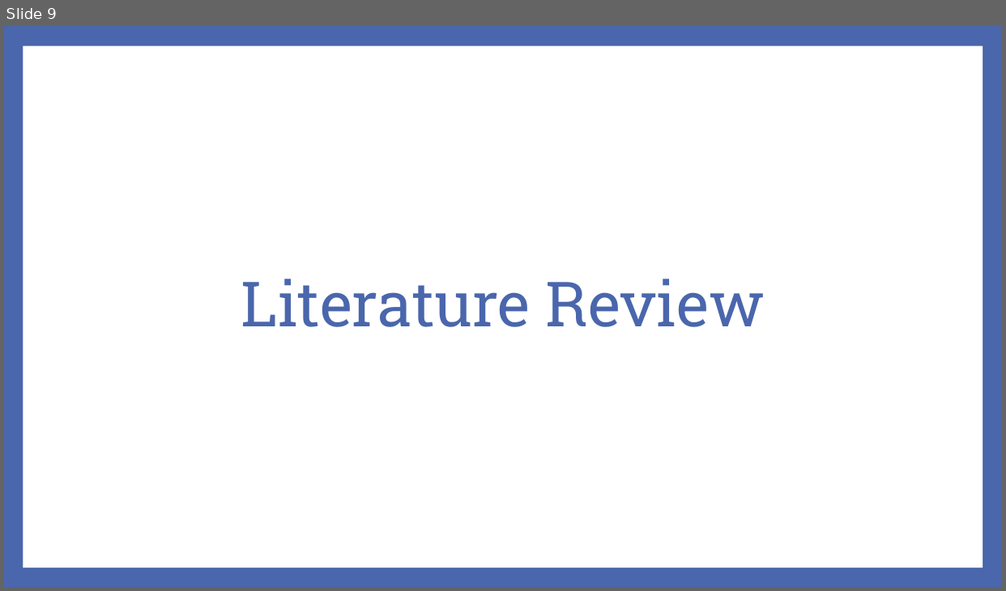
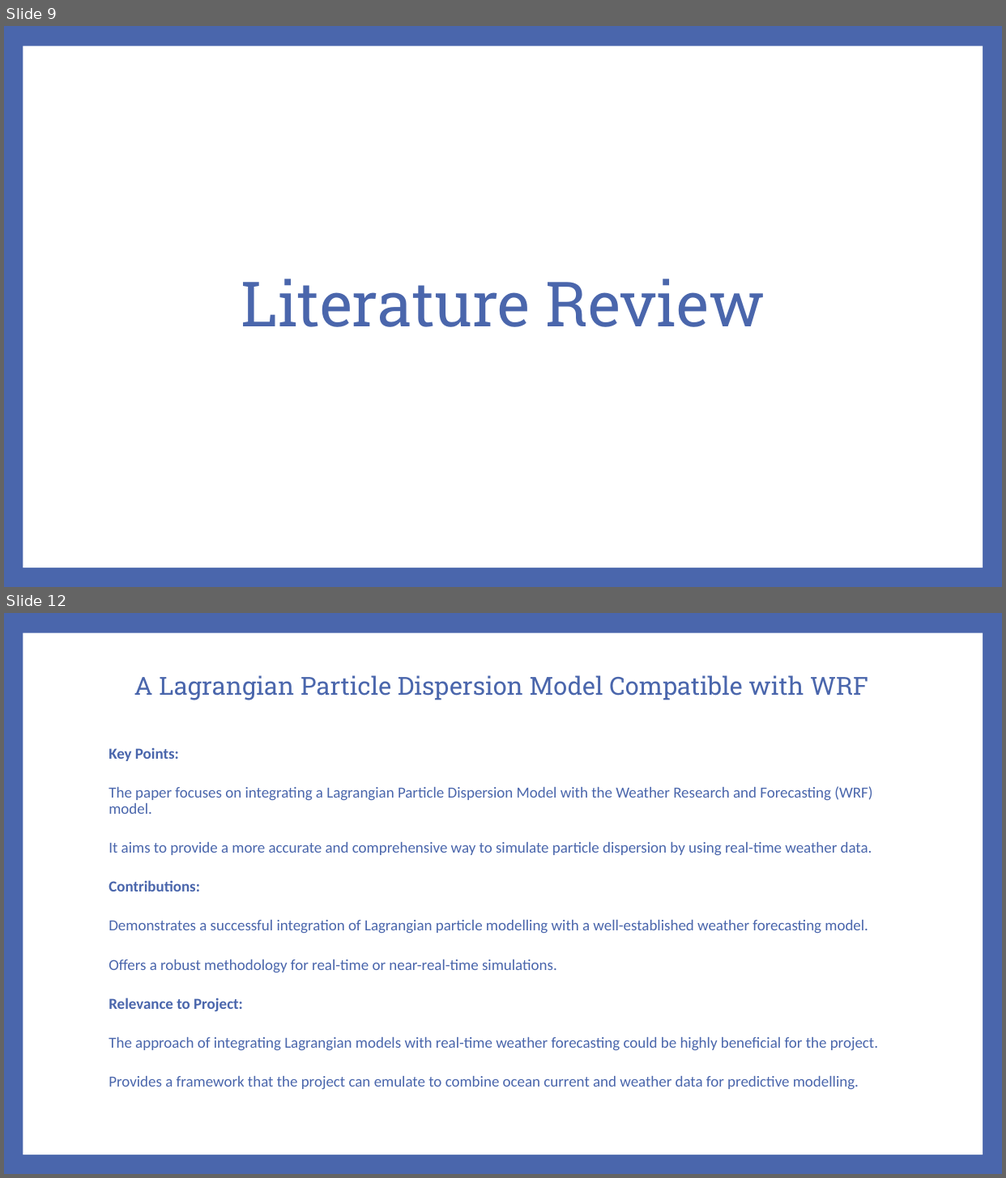
Before and after one commit to markdingli18/FYP_Mark_Dingli, a slide deck: Documents/FYP/powerpoint.pptx. Shown one above the other, each under a label of ours: slide 9 before the commit, slides 9 and 12 after it; the slides between them are not shown. The pictures are 1006x591 and 1006x1178 pixels, drawn with LibreOffice and Linux fonts; fonts in the diff are those of the drawing. Boxes give left, top, right and bottom in pixels: in the first picture for what was removed or moved away, otherwise in the second. Text is boxed around its words. In the diff, an @@ line names an element or a change of style, - is before the commit and + after.

```diff
--- a/Documents/FYP/powerpoint.pptx
+++ b/Documents/FYP/powerpoint.pptx
@@ slide 12 added at <box>4,613,1002,1174</box>, background #4A66AC; not listed: 1 template element that a slide beside it also shows @@
@@ title added at <box>134,675,868,700</box>, 24 pt, text #4A66AC @@
+A Lagrangian Particle Dispersion Model Compatible with WRF
@@ text added at <box>108,748,878,1090</box>, 14.8 pt, text #4A66AC @@
+Key Points:
+The paper focuses on integrating a Lagrangian Particle Dispersion Model with the Weather Research and Forecasting (WRF) model.
+It aims to provide a more accurate and comprehensive way to simulate particle dispersion by using real-time weather data.
+Contributions:
+Demonstrates a successful integration of Lagrangian particle modelling with a well-established weather forecasting model.
+Offers a robust methodology for real-time or near-real-time simulations.
+Relevance to Project:
+The approach of integrating Lagrangian models with real-time weather forecasting could be highly beneficial for the project.
+Provides a framework that the project can emulate to combine ocean current and weather data for predictive modelling.
```
Also in this commit, not shown: 1 slide changed, 16 other slides added, 1 slide removed.
